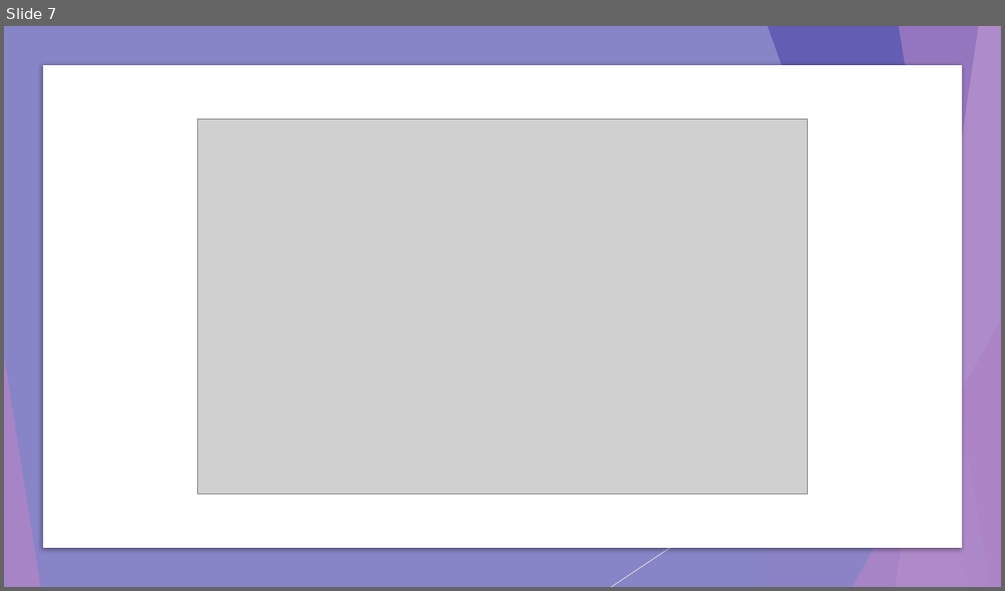
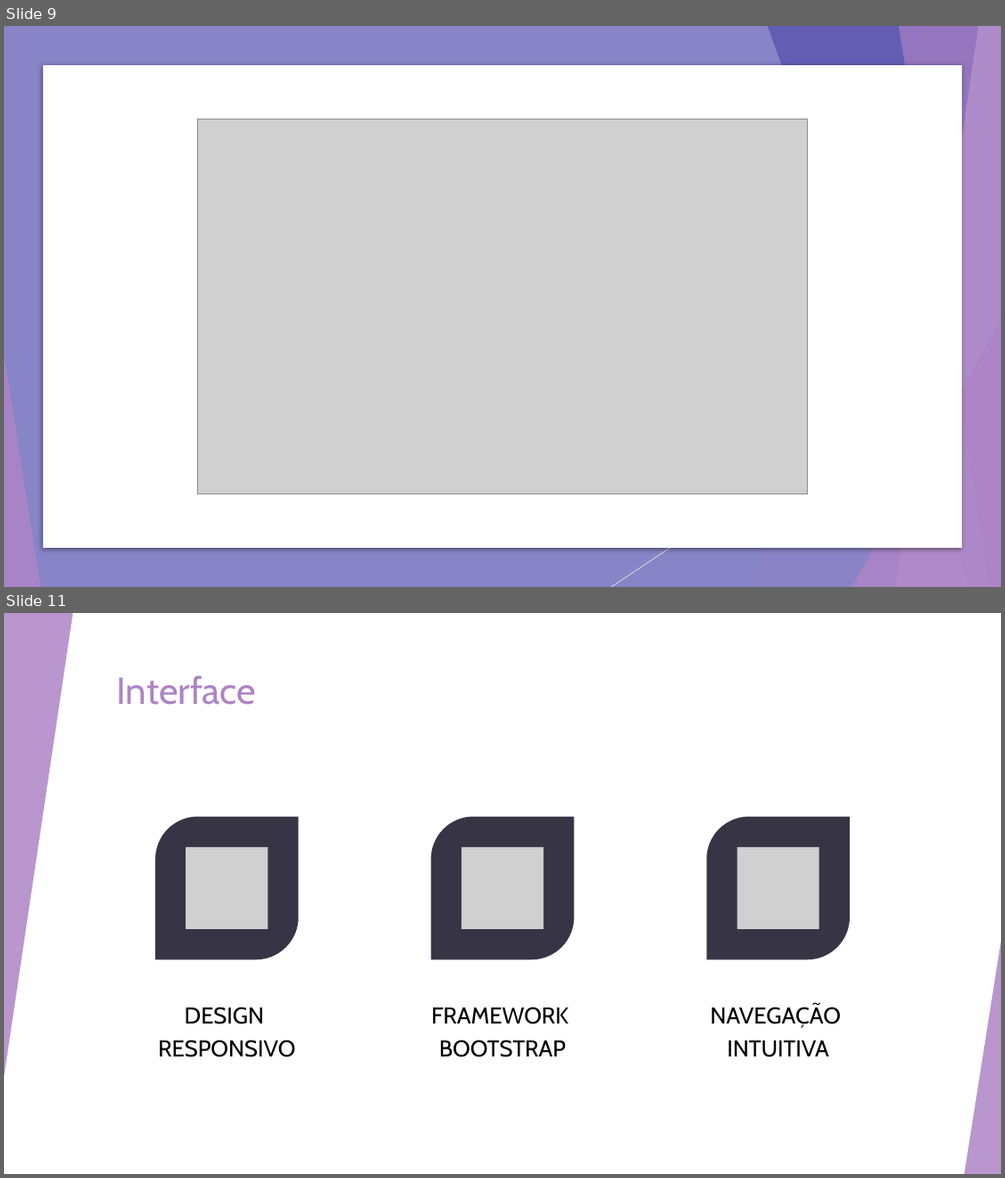
Before and after one commit to guilhermewerner/ti2, a slide deck: Documentation/Sprint-2.pptx. Shown one above the other, each under a label of ours: slide 7 before the commit, slides 9 and 11 after it; the slides between them are not shown. The pictures are 1005x591 and 1005x1178 pixels, drawn with LibreOffice and Linux fonts; fonts in the diff are those of the drawing; grey boxes stand for pictures. Boxes give left, top, right and bottom in pixels: in the first picture for what was removed or moved away, otherwise in the second. Text is boxed around its words. In the diff, an @@ line names an element or a change of style, - is before the commit and + after.

```diff
--- a/Documentation/Sprint-2.pptx
+++ b/Documentation/Sprint-2.pptx
@@ slide 11 added at box(4, 613, 1001, 1174), background #FFFFFF; not listed: 8 template elements that a slide beside it also shows @@
@@ rectangle added at box(4, 613, 1001, 1174), fill #FFFFFF @@
@@ triangle added at box(4, 613, 73, 1077), fill #AD84C6 at 85% opacity @@
@@ line added from (770, 613) to (870, 1174), #BFBFBF 0.75 pt @@
@@ title added at box(117, 675, 257, 705), 36 pt, text #AD84C6 @@
+Interface
@@ line added from (1001, 915) to (611, 1174), #D9D9D9 0.75 pt @@
@@ triangle added at box(964, 941, 1001, 1174), fill #AD84C6 at 85% opacity @@
@@ group added at box(155, 817, 850, 1057): 3 round diag rects, 3 pictures, 3 texts @@
+DESIGN
+RESPONSIVO
+FRAMEWORK
+BOOTSTRAP
+NAVEGAÇÃO
+INTUITIVA
@@ what was slide 7 is now slide 9 @@
```
Also in this commit, not shown: 3 slides changed, 6 other slides added.
